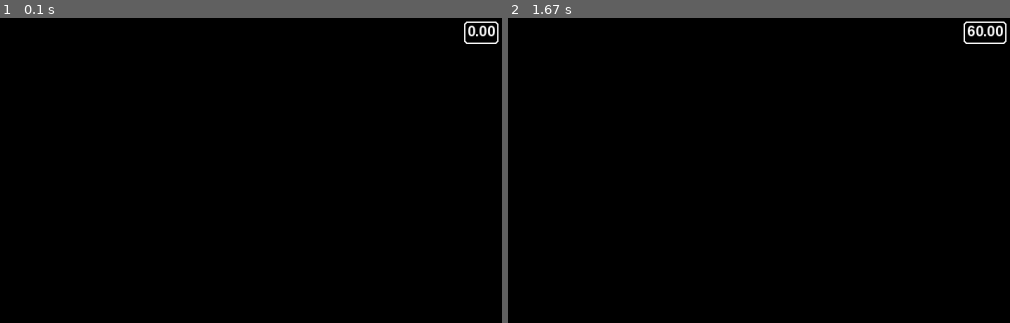
Above: before the commit, frames 1-2 (left to right).
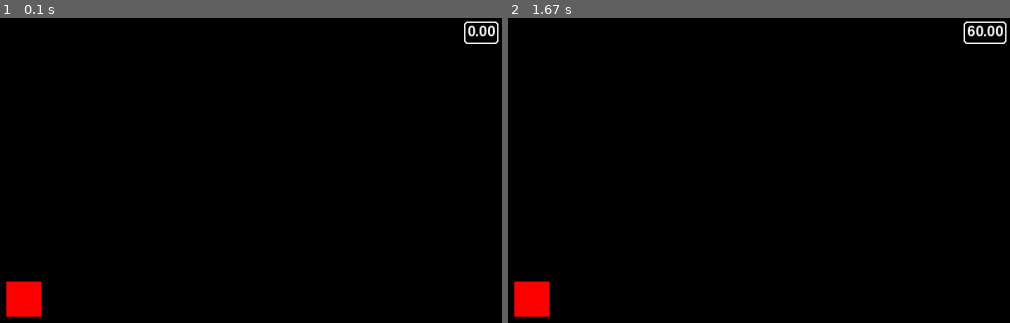
Above: after the commit, the same moments.

Repository: ayyem1/frogger-clone-pygame
Game: pygame game, started from main.py
The game is run twice, just before and just after one commit, with the same random seed, the same clock (stepped at 60 frames per second) and the same inputs.
Inputs:
- Up to frame 1 (0.1 s): no input
- Up to frame 2 (1.67 s): hold Right 0.33-0.8 s; hold Up 0.83-1.3 s

The runs differ from the first frame. In frame 1, 0.8% of the frame differs, in the area x 1-9%, y 86-99%; in frame 2, 0.8%.

Commit message:
Hooekd up player inpput.

Diff:
--- a/game/game_events.py
+++ b/game/game_events.py
@@ -6,8 +6,3 @@
     Game specific events.
     Note: CustomEventType is an empty enum so it can be overriden like this.
     """
-
-    PLAYER_PRIMARY_SHOOT = 1
-    METEOR_TIMER_COMPLETE = 2
-    SHIP_DESTROYED = 3
-    METEOR_DESTROYED = 4
--- /dev/null
+++ b/game/player.py
@@ -0,0 +1,24 @@
+import pygame
+
+
+class Player(pygame.sprite.Sprite):
+    def __init__(self, pos: pygame.Vector2, *groups) -> None:
+        super().__init__(*groups)
+
+        self.image = pygame.Surface((50, 50))
+        self.image.fill("red")
+        self.rect = self.image.get_rect(center=pos)
+
+    def update(self, dt: float):
+        keys = pygame.key.get_pressed()
+        if keys[pygame.K_UP]:
+            print("Up")
+
+        if keys[pygame.K_DOWN]:
+            print("Down")
+
+        if keys[pygame.K_LEFT]:
+            print("Left")
+
+        if keys[pygame.K_RIGHT]:
+            print("Right")
--- a/game/settings.py
+++ b/game/settings.py
@@ -1,8 +1,5 @@
 WINDOW_WIDTH: int = 1280
 WINDOW_HEIGHT: int = 720
+
 FPS: float = 60
-GAME_NAME: str = "Asteroid Shooter"
-METEOR_SPAWN_RATE: int = 500
-METEOR_SPEED_RANGE: tuple[float, float] = (300.0, 500.0)
-SHIP_SHOOT_COOLDOWN: float = 300.0
-LASER_SPEED: float = 500.0
+GAME_NAME: str = "Frogger Clone"
--- a/main.py
+++ b/main.py
@@ -5,6 +5,7 @@
 from engine.debug import display_fps
 from engine.events import EventSystem
 from game.game_events import GameEvents
+from game.player import Player
 from game.settings import FPS, GAME_NAME, WINDOW_HEIGHT, WINDOW_WIDTH
 
 
@@ -25,6 +26,8 @@
             EventSystem().create_custom_event(custom_event_type=event_type)
 
         # Init game components
+        self.entity_group = pygame.sprite.Group()
+        self.player = Player((600, 400), self.entity_group)
 
     def run(self) -> None:
         while True:
@@ -35,11 +38,14 @@
                 elif event.type == EventSystem().user_event_slot:
                     pass
 
+            # Update
             dt: float = self.clock.tick(FPS) / 1000.0
+            self.entity_group.update(dt=dt)
 
+            # Draw
             self.display_surface.fill("black")
-
             display_fps(self.clock, WINDOW_WIDTH)
+            self.entity_group.draw(self.display_surface)
 
             pygame.display.update()
 
